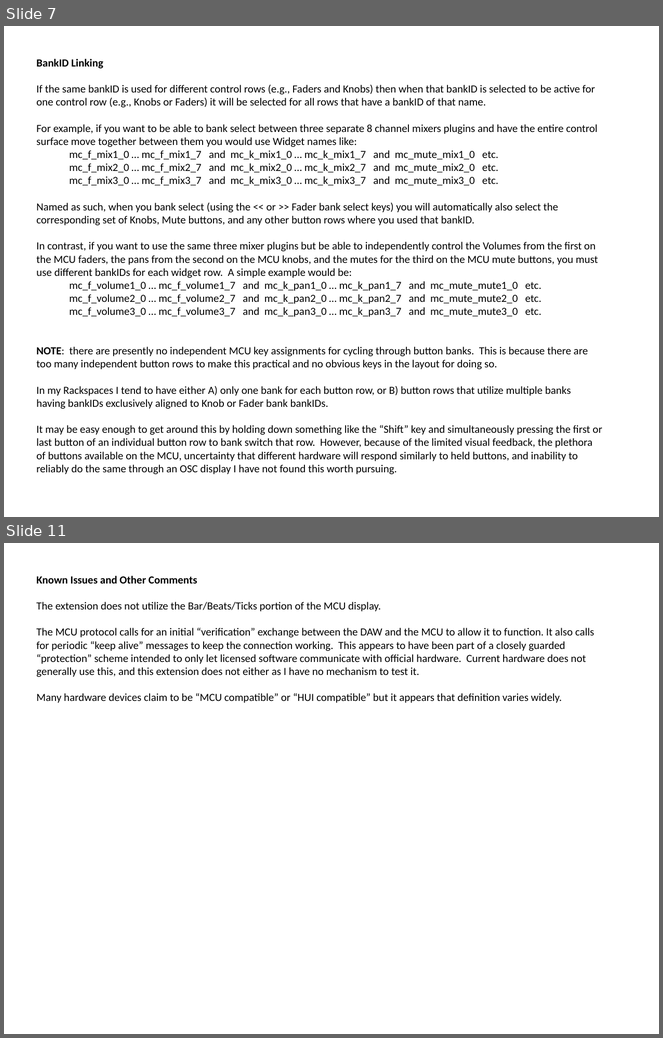
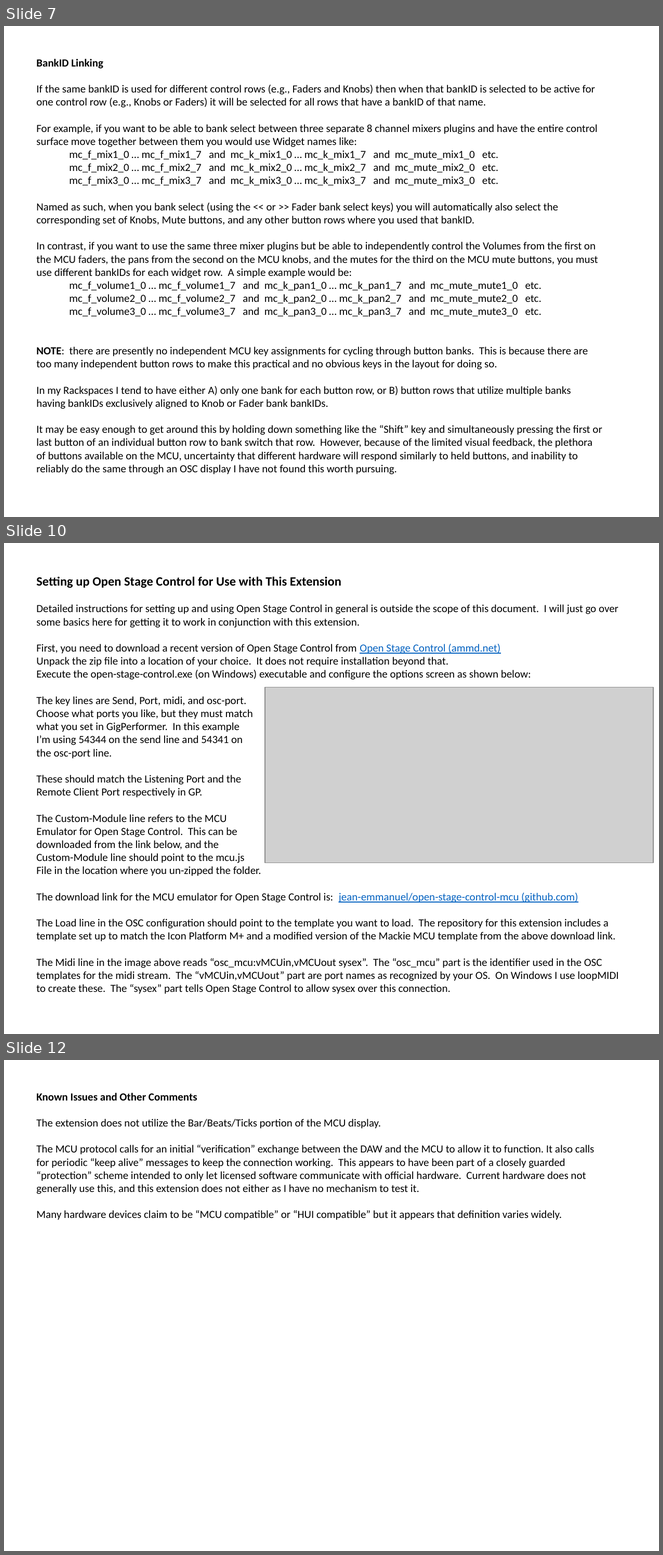
Before and after one commit to WidnerM/GP-MCU, a slide deck: MCU Extension.pptx. Shown one above the other, each under a label of ours: slides 7 and 11 before the commit, slides 7, 10 and 12 after it; the slides between them are not shown. The pictures are 663x1038 and 663x1555 pixels, drawn with LibreOffice and Linux fonts; fonts in the diff are those of the drawing; grey boxes stand for pictures. Boxes give left, top, right and bottom in pixels: in the first picture for what was removed or moved away, otherwise in the second. Text is boxed around its words. In the diff, an @@ line names an element or a change of style, - is before the commit and + after.

```diff
--- a/MCU Extension.pptx
+++ b/MCU Extension.pptx
@@ slide 10 added at (4,543,659,1034), background #FFFFFF @@
@@ text added at (36,576,619,994), 12 pt, text #000000 @@
+Setting up Open Stage Control for Use with This Extension
+Detailed instructions for setting up and using Open Stage Control in general is outside the scope of this document. I will just go over some basics here for getting it to work in conjunction with this extension.
+First, you need to download a recent version of Open Stage Control from Open Stage Control (ammd.net)
+Unpack the zip file into a location of your choice. It does not require installation beyond that.
+Execute the open-stage-control.exe (on Windows) executable and configure the options screen as shown below:
+The key lines are Send, Port, midi, and osc-port.
+Choose what ports you like, but they must match
+what you set in GigPerformer. In this example
+I’m using 54344 on the send line and 54341 on
+the osc-port line.
+These should match the Listening Port and the
+Remote Client Port respectively in GP.
+The Custom-Module line refers to the MCU
+Emulator for Open Stage Control. This can be
+downloaded from the link below, and the
+Custom-Module line should point to the mcu.js
+File in the location where you un-zipped the folder.
+The download link for the MCU emulator for Open Stage Control is: jean-emmanuel/open-stage-control-mcu (github.com)
+The Load line in the OSC configuration should point to the template you want to load. The repository for this extension includes a template set up to match the Icon Platform M+ and a modified version of the Mackie MCU template from the above download link.
+The Midi line in the image above reads “osc_mcu:vMCUin,vMCUout sysex”. The “osc_mcu” part is the identifier used in the OSC templates for the midi stream. The “vMCUin,vMCUout” part are port names as recognized by your OS. On Windows I use loopMIDI to create these. The “sysex” part tells Open Stage Control to allow sysex over this connection.
@@ picture added at (265,687,653,863) @@
@@ what was slide 11 is now slide 12 @@
```
Also in this commit, not shown: 8 slides changed, 9 other files.
